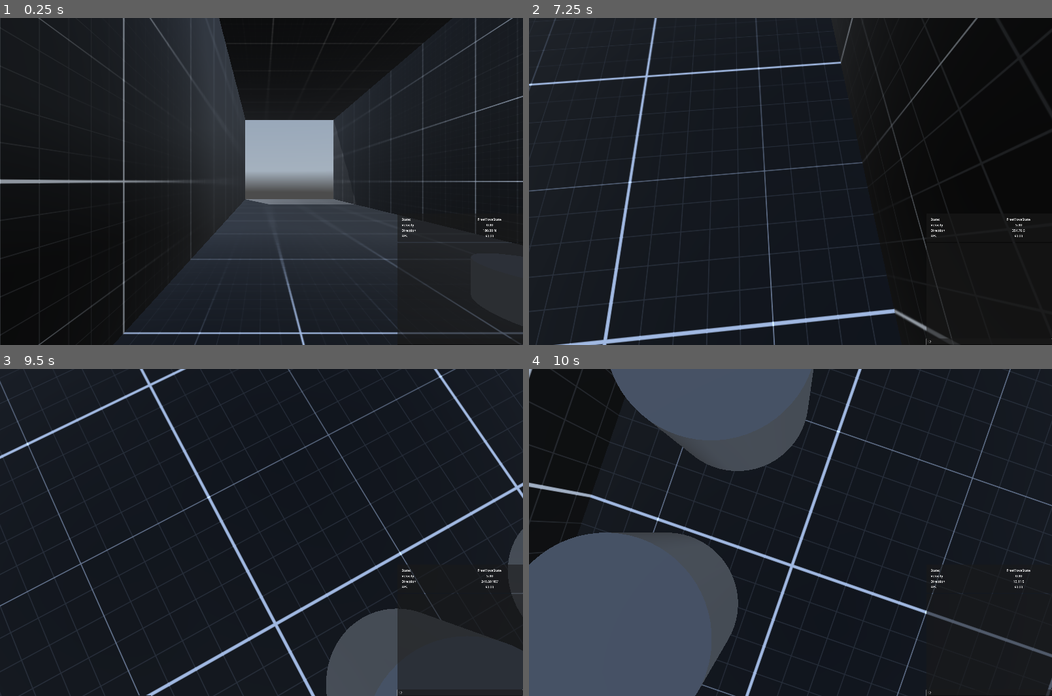
Above: before the commit, frames 1-4 (two rows, left to right).
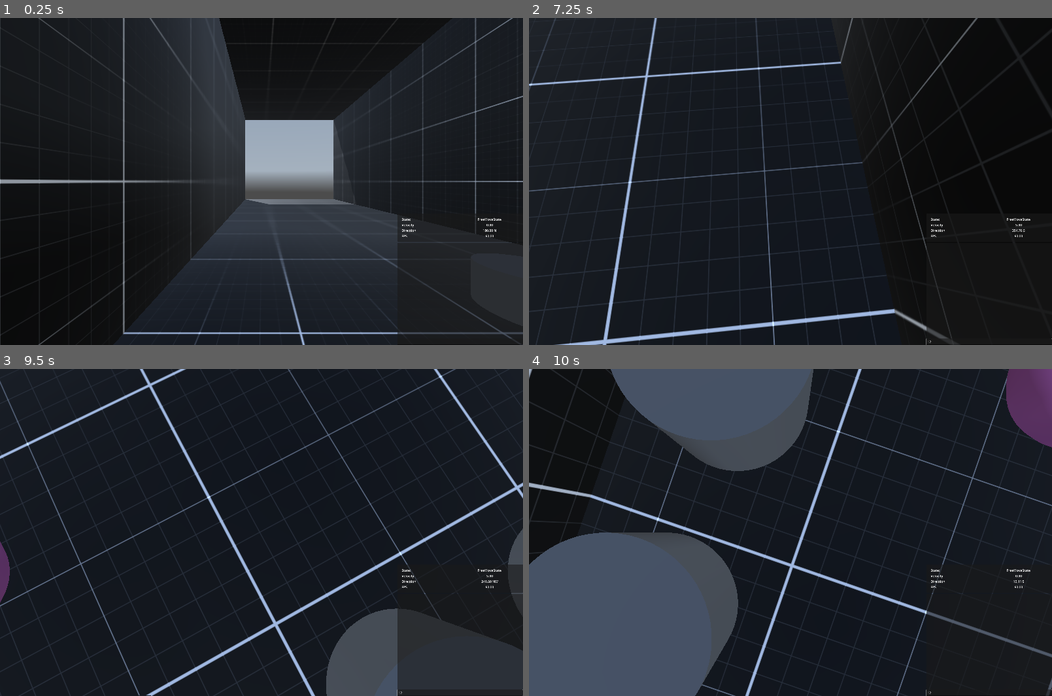
Above: after the commit, the same moments.

Repository: LucasMc17/One-Man-s-Trash
Game: Godot game, scene res://levels/root.tscn
Same seed, same stepped clock (60 frames per second), same inputs: the game is played once before the commit and once after it. A sky picture missing from this copy of the repository is replaced by a grey-blue gradient.
Inputs (mouse positions are in pixels of both pictures, inside the frame that each line leads up to):
- Up to frame 1 (0.25 s): no input
- Up to frame 2 (7.25 s): click (989, 341) at 0.52 s; type "12" at 0.6 s; tap Enter at 1.25 s; move the mouse to (816, 181) at 1.27 s; hold W (move_forward) 1.28-2 s; hold Tab (phone) 1.28-2 s; click (816, 181) at 1.42 s; drag from (989, 292) to (764, 246) at 2.02 s; move the mouse to (842, 109) at 2.77 s; hold D (move_right) 2.78-3.53 s; hold Tab (phone) 2.78-3.53 s; move the mouse to (785, 188) at 3.52 s; hold W (move_forward) 3.53-5 s; tap Space (space) at 3.6, 6.6 s; click (785, 188) at 3.67 s; move the mouse to (827, 184) at 4.27 s; hold Tab (phone) 4.28-5 s; drag from (633, 132) to (712, 99) at 5.02 s; move the mouse to (816, 181) at 5.77 s; hold S (move_backward) 5.78-6.53 s; hold Tab (phone) 5.78-6.53 s; click (816, 181) at 5.92 s; move the mouse to (769, 174) at 6.52 s; hold D (move_right) from 6.53 s (still down)
- Up to frame 3 (9.5 s): move the mouse to (287, 532) at 7.27 s; release D (move_right) at 7.28 s; hold W (move_forward) 7.28-8 s; hold Tab (phone) 7.28-8 s; drag from (156, 548) to (235, 597) at 8.02 s; move the mouse to (313, 460) at 8.77 s; hold S (move_backward) from 8.78 s (still down); hold Tab (phone) from 8.78 s (still down)
- Up to frame 4 (10 s): move the mouse to (785, 539) at 9.52 s; release S (move_backward) at 9.53 s; release Tab (phone) at 9.53 s; hold A (move_left) from 9.53 s (still down); tap Space (space) at 9.6 s

Frames 1-2 are identical in both runs. In frame 3, 0.2% of the frame differs, in the area x 0-100%, y 48-72%; in frame 4, 1.7%, in the area x 91-100%, y 0-24%.

Commit message:
basic ai for a bartender npc

Diff:
--- a/levels/root.tscn
+++ b/levels/root.tscn
@@ -1,10 +1,11 @@
-[gd_scene load_steps=6 format=3 uid="uid://b2m4463t40ea1"]
+[gd_scene load_steps=7 format=3 uid="uid://b2m4463t40ea1"]
 
 [ext_resource type="PackedScene" uid="uid://dp1q3ngso06dk" path="res://scenes/player/player.tscn" id="1_06ee0"]
 [ext_resource type="PackedScene" uid="uid://bquo2sra7l7e6" path="res://scenes/envs/daytime_env.tscn" id="2_8knpd"]
 [ext_resource type="PackedScene" uid="uid://brwpkrrtos4o5" path="res://debug/debug_block.tscn" id="3_fna0s"]
 [ext_resource type="PackedScene" uid="uid://bo47ph4exyenq" path="res://scenes/chairs/debug_chair_01.tscn" id="4_70sce"]
 [ext_resource type="PackedScene" uid="uid://buguuxwjtfcow" path="res://scenes/npcs/base_npc.tscn" id="5_h8gg8"]
+[ext_resource type="PackedScene" uid="uid://bctvs0pbevh86" path="res://scenes/npcs/bartender/bartender.tscn" id="6_i14i6"]
 
 [node name="Node3D" type="Node3D"]
 
@@ -62,4 +63,9 @@
 [node name="Doors" type="Node3D" parent="."]
 
 [node name="BaseNPC" parent="." instance=ExtResource("5_h8gg8")]
-transform = Transform3D(1, 0, 0, 0, 1, 0, 0, 0, 1, 3.05293, 0, 1.24452)
+transform = Transform3D(1, 0, 0, 0, 1, 0, 0, 0, 1, -1.24623, 0, 3.63089)
+
+[node name="Bartender" parent="." instance=ExtResource("6_i14i6")]
+transform = Transform3D(1, 0, 0, 0, 1, 0, 0, 0, 1, 3.13708, 0, 2.25)
+POINT_A = Vector3(3.137, 0, -4)
+POINT_B = Vector3(3.137, 0, 2.25)
--- /dev/null
+++ b/scenes/npcs/bartender/bartender.gd
@@ -0,0 +1,23 @@
+@tool
+class_name Bartender extends NPC
+
+# EXPORTS
+@export_category("Movement")
+@export var POINT_A := Vector3.ZERO:
+	set(val):
+		if MP_A:
+			MP_A.global_position = val
+		POINT_A = val
+@export var POINT_B := Vector3.ZERO:
+	set(val):
+		if MP_B:
+			MP_B.global_position = val
+		POINT_B= val
+
+# NODES
+@onready var MP_A = %MP_A
+@onready var MP_B = %MP_B
+
+func _ready():
+	MP_A.global_position = POINT_A
+	MP_B.global_position = POINT_B
--- /dev/null
+++ b/scenes/npcs/bartender/bartender.tscn
@@ -0,0 +1,61 @@
+[gd_scene load_steps=7 format=3 uid="uid://bctvs0pbevh86"]
+
+[ext_resource type="PackedScene" uid="uid://buguuxwjtfcow" path="res://scenes/npcs/base_npc.tscn" id="1_e6hot"]
+[ext_resource type="Script" uid="uid://c10ngdvj438bd" path="res://scenes/npcs/bartender/bartender.gd" id="2_0vtm4"]
+[ext_resource type="Script" uid="uid://dcpoadyqdlw8l" path="res://scenes/npcs/states/npc_move_to_point_state.gd" id="3_mgsqx"]
+[ext_resource type="Script" uid="uid://bonlk86vgxp5h" path="res://scenes/npcs/states/npc_idle_with_timer.gd" id="4_qblmu"]
+
+[sub_resource type="StandardMaterial3D" id="StandardMaterial3D_e6hot"]
+albedo_color = Color(0.179624, 0.898349, 0.348867, 1)
+
+[sub_resource type="CapsuleMesh" id="CapsuleMesh_0vtm4"]
+material = SubResource("StandardMaterial3D_e6hot")
+
+[node name="Bartender" instance=ExtResource("1_e6hot")]
+script = ExtResource("2_0vtm4")
+POINT_A = Vector3(0, 0, 0)
+POINT_B = Vector3(0, 0, 0)
+
+[node name="MeshInstance3D" parent="CollisionShape3D" index="0"]
+mesh = SubResource("CapsuleMesh_0vtm4")
+
+[node name="StateMachine" parent="." index="2" node_paths=PackedStringArray("CURRENT_STATE")]
+CURRENT_STATE = NodePath("IdlePointB")
+
+[node name="IdleState" parent="StateMachine" index="0" node_paths=PackedStringArray("ACTOR")]
+ACTOR = NodePath("../..")
+
+[node name="MoveToPointA" type="Node" parent="StateMachine" index="1" node_paths=PackedStringArray("POINT", "NEXT_STATE", "ACTOR")]
+script = ExtResource("3_mgsqx")
+POINT = NodePath("../../MovementPoints/MP_A")
+NEXT_STATE = NodePath("../IdlePointA")
+ACTOR = NodePath("../..")
+metadata/_custom_type_script = "uid://dcpoadyqdlw8l"
+
+[node name="MoveToPointB" type="Node" parent="StateMachine" index="2" node_paths=PackedStringArray("POINT", "NEXT_STATE", "ACTOR")]
+script = ExtResource("3_mgsqx")
+POINT = NodePath("../../MovementPoints/MP_B")
+NEXT_STATE = NodePath("../IdlePointB")
+ACTOR = NodePath("../..")
+metadata/_custom_type_script = "uid://dcpoadyqdlw8l"
+
+[node name="IdlePointA" type="Node" parent="StateMachine" index="3" node_paths=PackedStringArray("NEXT_STATE")]
+script = ExtResource("4_qblmu")
+NEXT_STATE = NodePath("../MoveToPointB")
+metadata/_custom_type_script = "uid://bonlk86vgxp5h"
+
+[node name="IdlePointB" type="Node" parent="StateMachine" index="4" node_paths=PackedStringArray("NEXT_STATE")]
+script = ExtResource("4_qblmu")
+NEXT_STATE = NodePath("../MoveToPointA")
+metadata/_custom_type_script = "uid://bonlk86vgxp5h"
+
+[node name="MovementPoints" type="Node3D" parent="." index="3"]
+top_level = true
+
+[node name="MP_A" type="Marker3D" parent="MovementPoints" index="0"]
+unique_name_in_owner = true
+gizmo_extents = 1.0
+
+[node name="MP_B" type="Marker3D" parent="MovementPoints" index="1"]
+unique_name_in_owner = true
+gizmo_extents = 1.0
--- a/scenes/npcs/base_npc.gd
+++ b/scenes/npcs/base_npc.gd
@@ -1,21 +1,2 @@
 @tool
-class_name NPC extends AnimatableBody3D
-
-# @export var MOVEMENT_POINTS : Array[Vector3]:
-# 	set(val):
-# 		if POINT_HOLDER:
-# 			# print(POINT_HOLDER.get_owner(), POINT_HOLDER.get_children())
-# 			for point in POINT_HOLDER.get_children():
-# 				point.free()
-# 			for i in val.size():
-# 				var point = val[i]
-# 				var marker = Marker3D.new()
-# 				marker.position = point
-# 				# marker.set_owner(POINT_HOLDER)
-# 				# marker.gizmo_extents = 1.0
-# 				POINT_HOLDER.add_child(marker)
-# 				print(marker.get_parent())
-# 		MOVEMENT_POINTS = val
-
-# NODES
-@onready var POINT_HOLDER = %MovementPoints
+class_name NPC extends CharacterBody3D
--- a/scenes/npcs/base_npc.tscn
+++ b/scenes/npcs/base_npc.tscn
@@ -3,7 +3,7 @@
 [ext_resource type="PackedScene" uid="uid://cc3i1lkhw8w7t" path="res://interactables/Interactable.tscn" id="1_65blf"]
 [ext_resource type="Script" uid="uid://44ewrqrvbb6h" path="res://scenes/npcs/base_npc.gd" id="1_wwrmc"]
 [ext_resource type="Script" uid="uid://cau1wg8ulku16" path="res://states/state_machine.gd" id="2_vy5f6"]
-[ext_resource type="Script" uid="uid://m1kjxk0oq7j1" path="res://scenes/npcs/states/npc_state.gd" id="4_iwxdd"]
+[ext_resource type="Script" uid="uid://bunxtellu4roh" path="res://scenes/npcs/states/npc_idle_state.gd" id="4_iwxdd"]
 
 [sub_resource type="CapsuleShape3D" id="CapsuleShape3D_6qnc6"]
 
@@ -20,7 +20,7 @@
 keycode = 69
 unicode = 101
 
-[node name="BaseNPC" type="AnimatableBody3D"]
+[node name="BaseNPC" type="CharacterBody3D"]
 script = ExtResource("1_wwrmc")
 
 [node name="CollisionShape3D" type="CollisionShape3D" parent="."]
@@ -38,11 +38,9 @@
 
 [node name="StateMachine" type="Node" parent="." node_paths=PackedStringArray("CURRENT_STATE")]
 script = ExtResource("2_vy5f6")
-CURRENT_STATE = NodePath("TestState")
+CURRENT_STATE = NodePath("IdleState")
 metadata/_custom_type_script = "uid://cau1wg8ulku16"
 
-[node name="TestState" type="Node" parent="StateMachine"]
+[node name="IdleState" type="Node" parent="StateMachine" node_paths=PackedStringArray("ACTOR")]
 script = ExtResource("4_iwxdd")
-
-[node name="MovementPoints" type="Node3D" parent="."]
-unique_name_in_owner = true
+ACTOR = NodePath("")
--- /dev/null
+++ b/scenes/npcs/states/npc_idle_state.gd
@@ -0,0 +1 @@
+class_name NPCIdleState extends NPCState
--- /dev/null
+++ b/scenes/npcs/states/npc_idle_with_timer.gd
@@ -0,0 +1,14 @@
+class_name NPCIdleWithTimer extends NPCState
+
+@export var TIMEOUT := 3.0
+@export var NEXT_STATE : NPCState
+
+var time_left := TIMEOUT
+
+func update(delta):
+	time_left -= delta
+	if time_left <= 0:
+		transition(NEXT_STATE.name, {})
+
+func exit():
+	time_left = TIMEOUT
--- /dev/null
+++ b/scenes/npcs/states/npc_move_to_point_state.gd
@@ -0,0 +1,19 @@
+class_name NPCMoveToPointState extends NPCState
+
+# this will need a lot of reworking in prod but is a good starting point for now
+@export var POINT : Marker3D
+@export var NEXT_STATE : NPCState
+
+func physics_update(delta: float):
+	var direction = POINT.global_position - ACTOR.global_position
+	if ACTOR.is_on_floor():
+		# Global.log(POINT.global_position)
+		if ACTOR.global_position.distance_to(POINT.global_position) > 0.1:
+			var vector = direction.normalized() * 2.5
+			ACTOR.velocity.x = vector.x
+			ACTOR.velocity.z = vector.z
+			# ACTOR.run()
+		else:
+			transition(NEXT_STATE.name)
+
+	ACTOR.move_and_slide()
--- a/scenes/npcs/states/npc_state.gd
+++ b/scenes/npcs/states/npc_state.gd
@@ -2,3 +2,6 @@
 
 # EXPORTS
 @export var ACTOR : NPC
+
+# STATE ALLOWANCES
+var _talk_enabled := true
Not shown, added: scenes/npcs/bartender/bartender.gd.uid
Not shown, added: scenes/npcs/states/npc_idle_state.gd.uid
Not shown, added: scenes/npcs/states/npc_idle_with_timer.gd.uid
Not shown, added: scenes/npcs/states/npc_move_to_point_state.gd.uid
